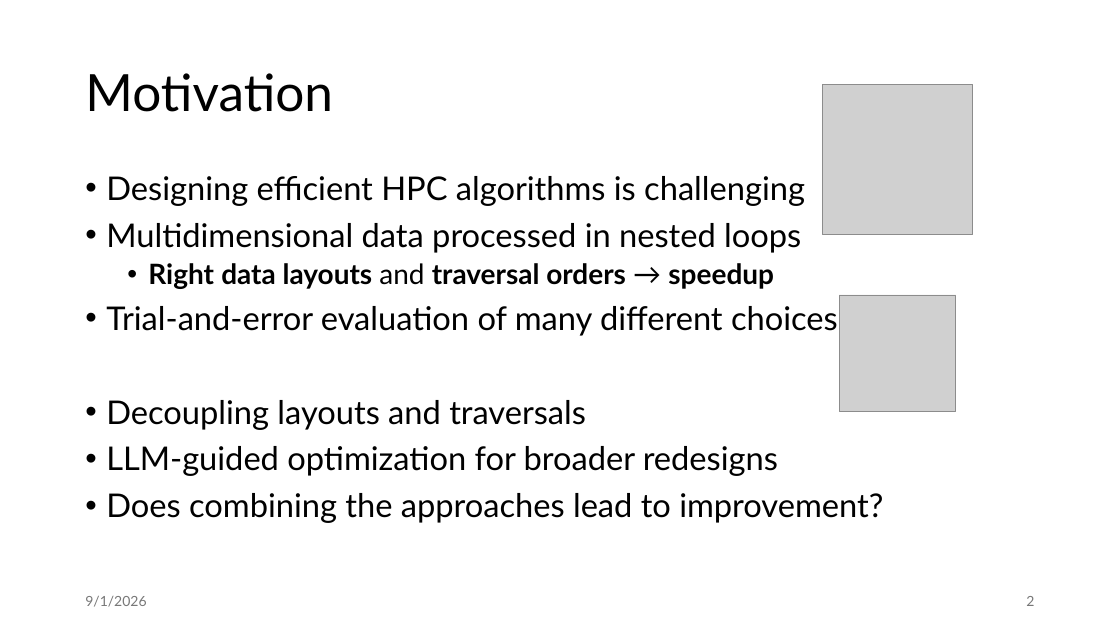
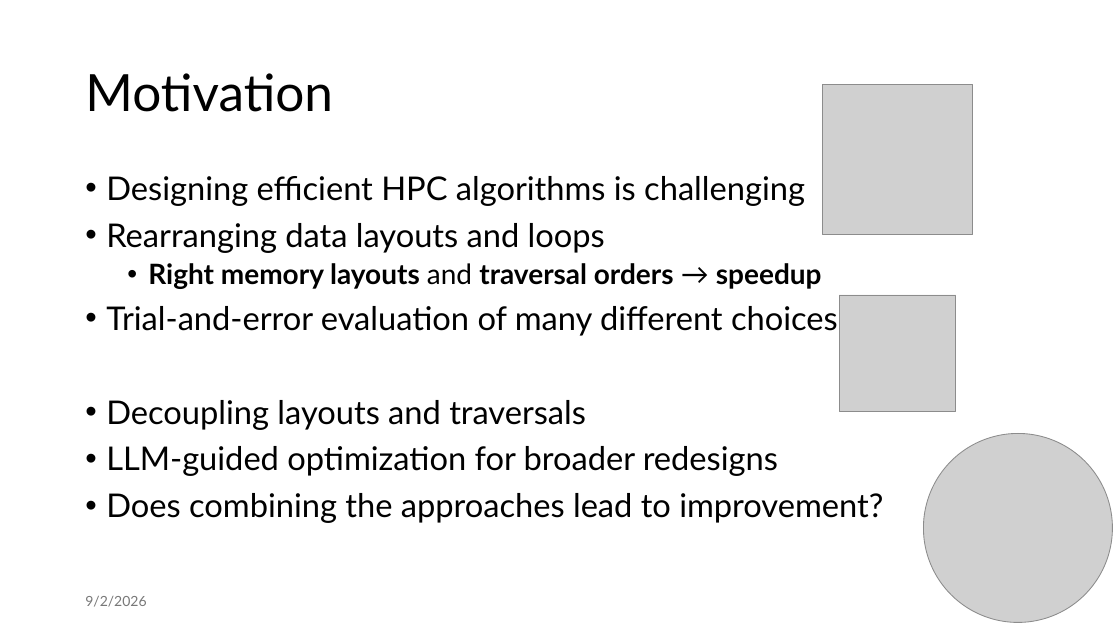
Before and after one commit to jiriklepl/phd-thesis, a slide deck: slide 2 of slides/Optimizing Memory Layouts and Traversal Orders in High-Performance Computing.pptx. Drawn at 1120x630 pixels with LibreOffice and Linux fonts; fonts in the diff are those of the drawing; grey boxes stand for pictures. Boxes give left, top, right and bottom in pixels: in the first picture for what was removed or moved away, otherwise in the second. Text is boxed around its words. In the diff, an @@ line names an element or a change of style, - is before the commit and + after.

Commit message:
edits

```diff
--- a/slides/Optimizing Memory Layouts and Traversal Orders in High-Performance Computing.pptx
+++ b/slides/Optimizing Memory Layouts and Traversal Orders in High-Performance Computing.pptx
@@ text at (x1=106, y1=223, x2=822, y2=289): text changed; size 28 to 24 pt; bold on @@
-• Multidimensional data processed in nested loops
-  • Right data layouts and traversal orders → speedup
+• Rearranging data layouts and loops
+  • Right memory layouts and traversal orders → speedup
@@ picture added at (x1=923, y1=434, x2=1112, y2=623) @@
@@ text at (x1=85, y1=596, x2=146, y2=607): text changed @@
-9/1/2026
+9/2/2026
@@ page number removed at (x1=1026, y1=596, x2=1034, y2=606) @@
-2
```
Also in this commit, not shown: 35 other slides changed.
